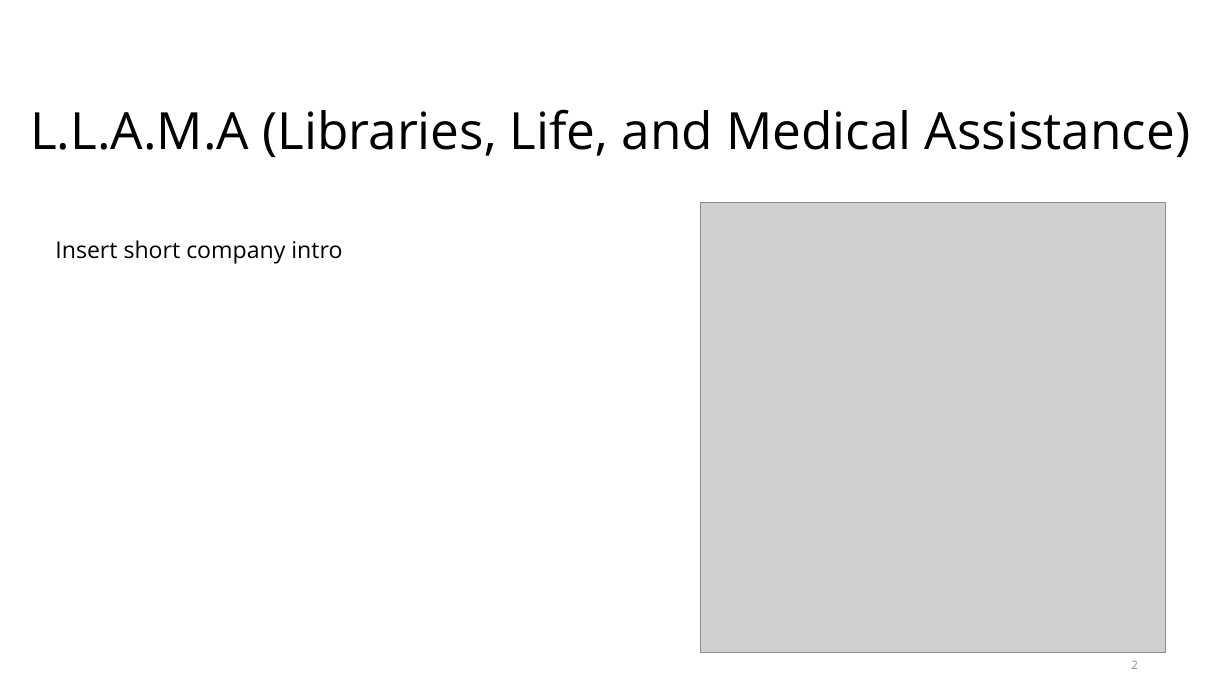
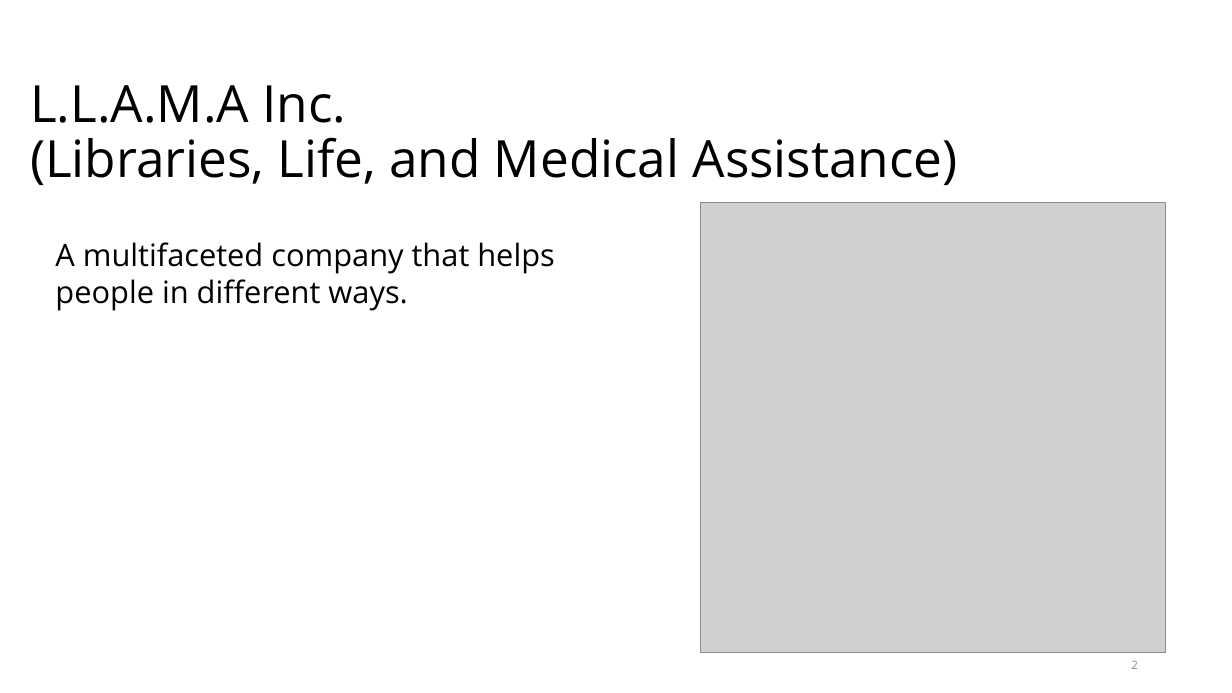
Before and after one commit to MrChiff/CSC289, a slide deck: slide 2 of LLAMA Inc.pptx. Drawn at 1232x693 pixels with LibreOffice and Linux fonts; fonts in the diff are those of the drawing; grey boxes stand for pictures. Boxes give left, top, right and bottom in pixels: in the first picture for what was removed or moved away, otherwise in the second. Text is boxed around its words. In the diff, an @@ line names an element or a change of style, - is before the commit and + after.

```diff
--- a/LLAMA Inc.pptx
+++ b/LLAMA Inc.pptx
@@ title at box(30, 85, 958, 185): text changed @@
-L.L.A.M.A (Libraries, Life, and Medical Assistance)
+L.L.A.M.A Inc.
+(Libraries, Life, and Medical Assistance)
@@ text at box(55, 242, 554, 311): text changed; size 18 to 24 pt @@
-Insert short company intro
+A multifaceted company that helps people in different ways.
```
Also in this commit, not shown: 1 other slide changed, 1 other file.
